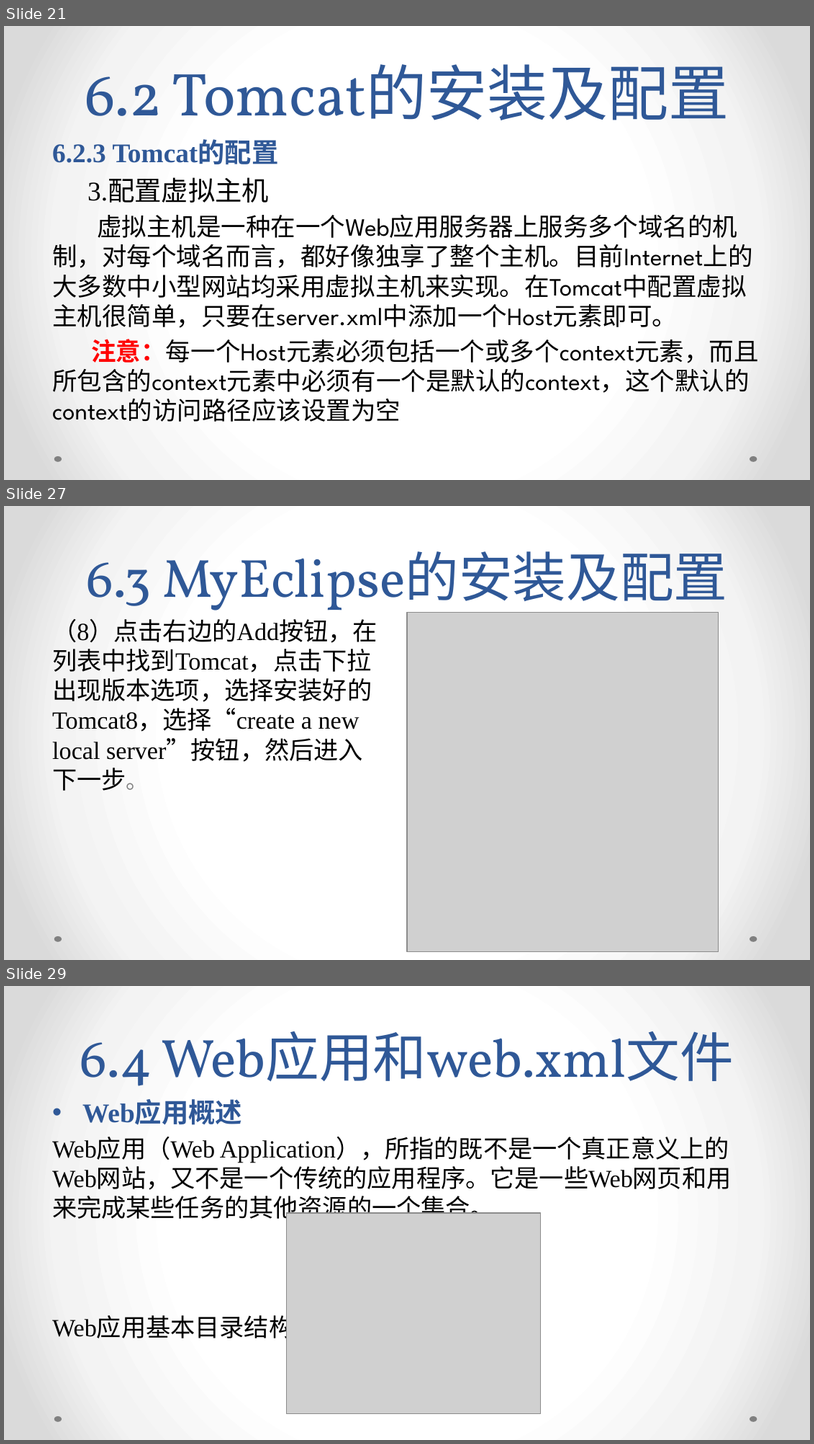
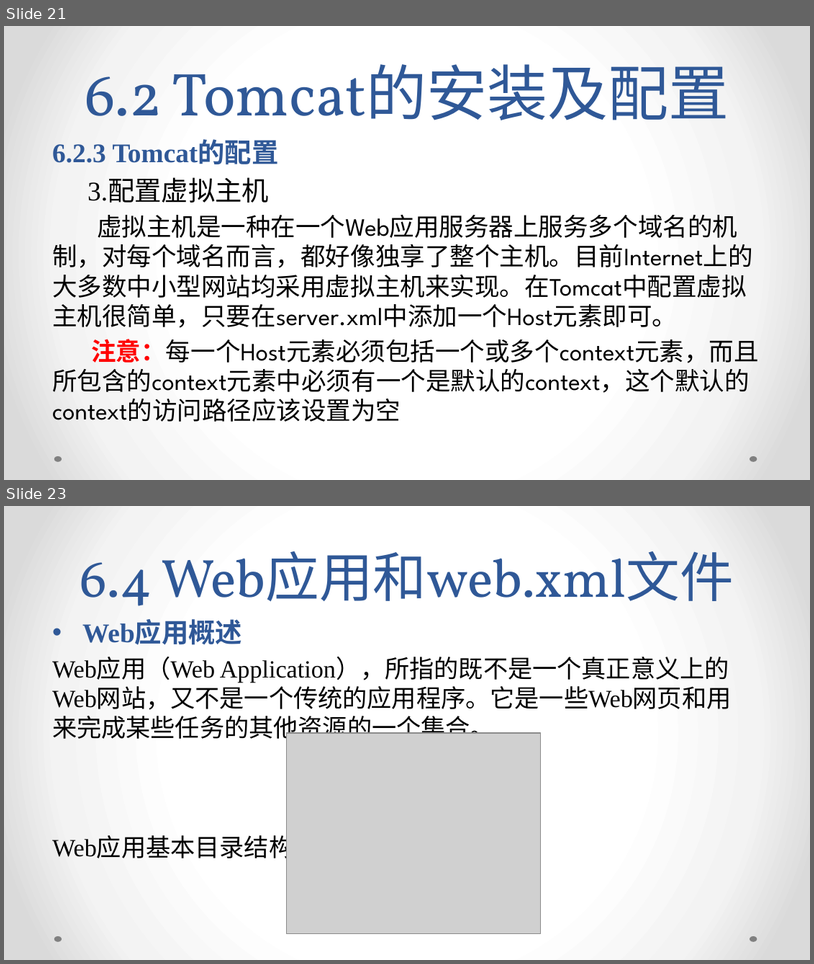
Before and after one commit to xdwenhaoyu/WEB_JSP, a slide deck: JSP PPT/第06章 开发运行环境.pptx. Shown one above the other, each under a label of ours: slides 21, 27 and 29 before the commit, slides 21 and 23 after it; the slides between them are not shown. The pictures are 814x1444 and 814x964 pixels, drawn with LibreOffice and Linux fonts; fonts in the diff are those of the drawing; grey boxes stand for pictures. Boxes give left, top, right and bottom in pixels: in the first picture for what was removed or moved away, otherwise in the second. Text is boxed around its words. In the diff, an @@ line names an element or a change of style, - is before the commit and + after.

```diff
--- a/JSP PPT/第06章 开发运行环境.pptx
+++ b/JSP PPT/第06章 开发运行环境.pptx
@@ slide 27 removed at [4, 506, 810, 960], background gradient #FFFFFF to #F4F4F4 to #DADADA; not listed: 2 template elements that a slide beside it also shows @@
@@ title removed at [86, 551, 728, 620] @@
-6.3 MyEclipse的安装及配置
@@ picture removed at [407, 613, 718, 952] @@
@@ text removed at [52, 619, 378, 790] @@
-（8）点击右边的Add按钮，在列表中找到Tomcat，点击下拉出现版本选项，选择安装好的Tomcat8，选择“create a new local server”按钮，然后进入下一步。
@@ what was slide 29 is now slide 23 @@
```
Also in this commit, not shown: 1 slide changed, 5 other slides removed, 8 other files.
